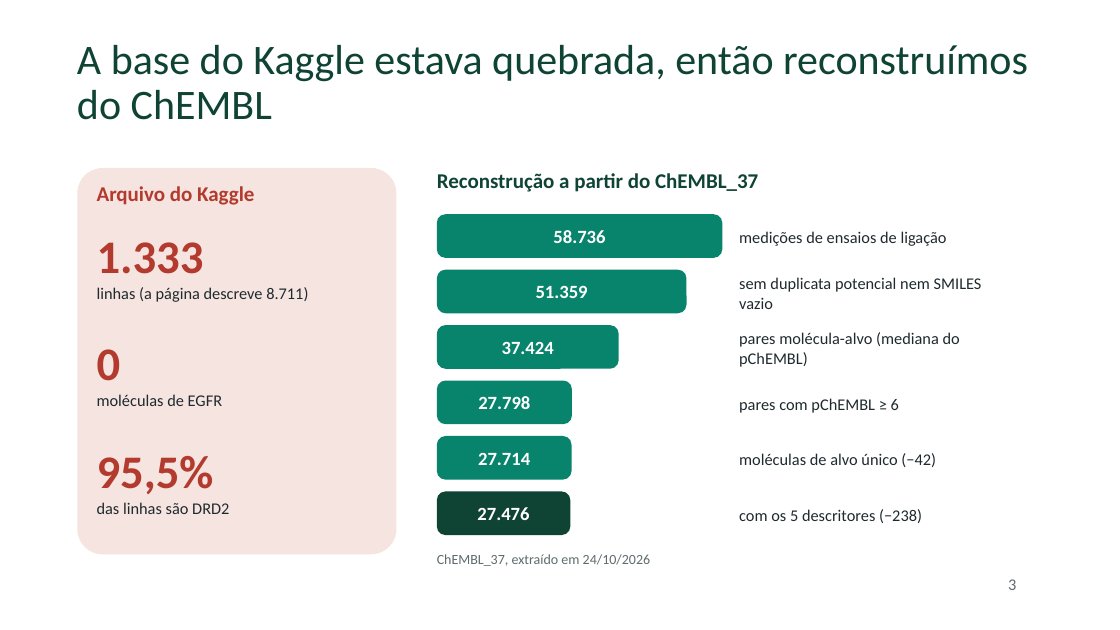
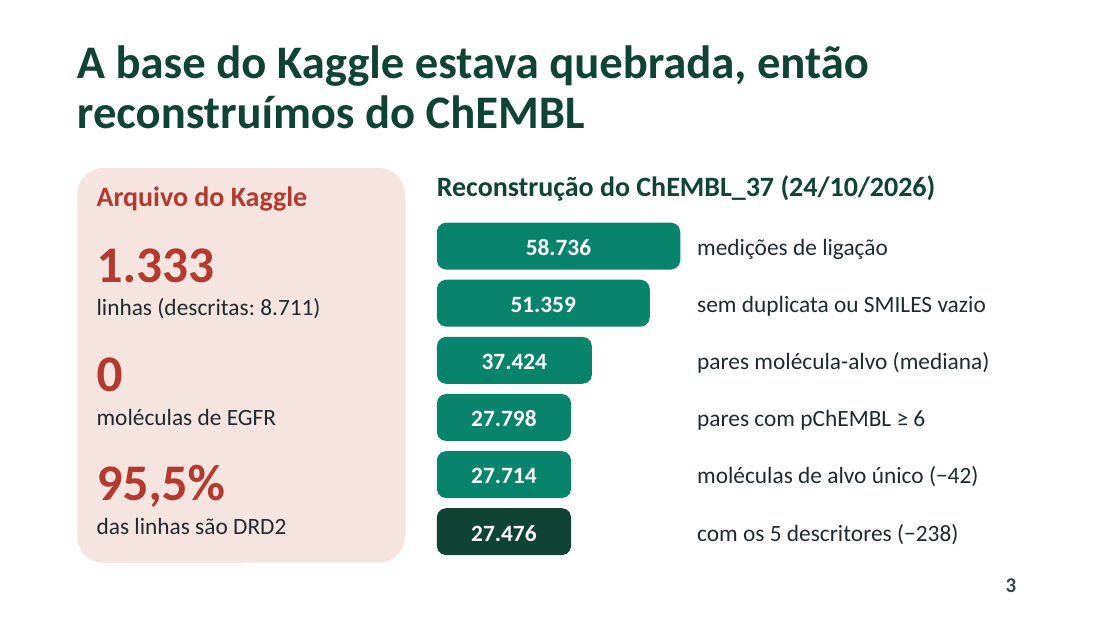
Before and after one commit to pumba-dev/machine-learning-practice, a slide deck: slide 3 of slides/apresentacao.pptx. Drawn at 1120x630 pixels with LibreOffice and Linux fonts; fonts in the diff are those of the drawing; background and template pictures are left out. Boxes give left, top, right and bottom in pixels: in the first picture for what was removed or moved away, otherwise in the second. Text is boxed around its words. In the diff, an @@ line names an element or a change of style, - is before the commit and + after.

```diff
--- a/slides/apresentacao.pptx
+++ b/slides/apresentacao.pptx
@@ title "A base do Kaggle estava ..." at [77, 45, 869, 129]: size 36 to 40 pt, bold on @@
@@ rounded rectangle: place and size @@
-rounded rectangle at [77, 168, 397, 555]
+rounded rectangle at [77, 168, 405, 563]
@@ text "Arquivo do Kaggle" at [97, 186, 307, 211]: size 18 to 24 pt @@
@@ text at [437, 175, 936, 201]: text changed; size 18 to 24 pt @@
-Reconstrução a partir do ChEMBL_37
+Reconstrução do ChEMBL_37 (24/10/2026)
@@ size 16 to 20 pt in 6 elements at [437, 394, 571, 441], [437, 451, 571, 498], [437, 508, 571, 555], [437, 337, 592, 384], [437, 280, 650, 327], [437, 223, 681, 270] @@
@@ rounded rectangle "58.736": place and size @@
-rounded rectangle "58.736" at [437, 214, 723, 258]
+rounded rectangle "58.736" at [437, 223, 681, 270]
@@ text at [697, 238, 888, 259]: text changed; size 14 to 20 pt @@
-medições de ensaios de ligação
+medições de ligação
@@ text at [97, 248, 215, 283]: size 40 to 44 pt in "1.333" @@
@@ text at [97, 298, 320, 318]: text changed; size 14 to 20 pt @@
-linhas (a página descreve 8.711)
+linhas (descritas: 8.711)
@@ rounded rectangle "51.359": place and size @@
-rounded rectangle "51.359" at [437, 270, 686, 313]
+rounded rectangle "51.359" at [437, 280, 650, 327]
@@ text at [697, 295, 986, 316]: text changed; size 14 to 20 pt @@
-sem duplicata potencial nem SMILES vazio
+sem duplicata ou SMILES vazio
@@ text "0" at [97, 357, 276, 425]: size 40 to 44 pt in "0"; size 14 to 20 pt @@
@@ rounded rectangle "37.424": place and size @@
-rounded rectangle "37.424" at [437, 325, 619, 369]
+rounded rectangle "37.424" at [437, 337, 592, 384]
@@ text at [697, 352, 990, 373]: text changed; size 14 to 20 pt @@
-pares molécula-alvo (mediana do pChEMBL)
+pares molécula-alvo (mediana)
@@ rounded rectangle "27.798": place and size @@
-rounded rectangle "27.798" at [437, 381, 572, 424]
+rounded rectangle "27.798" at [437, 394, 571, 441]
@@ text "pares com pChEMBL ≥ 6": place and size @@
-text "pares com pChEMBL ≥ 6" at [739, 398, 899, 413]
+text "pares com pChEMBL ≥ 6" at [697, 409, 925, 430]
@@ text "95,5%": place and size @@
-text "95,5%" at [97, 456, 229, 514]
+text "95,5%" at [97, 464, 286, 534]
@@ text "95,5%" at [97, 464, 286, 534]: size 40 to 44 pt in "95,5%"; size 14 to 20 pt in "das linhas são DRD2" @@
@@ rounded rectangle "27.714": place and size @@
-rounded rectangle "27.714" at [437, 436, 571, 480]
+rounded rectangle "27.714" at [437, 451, 571, 498]
@@ text "moléculas de alvo único (−42)": place and size @@
-text "moléculas de alvo único (−42)" at [739, 453, 936, 467]
+text "moléculas de alvo único (−42)" at [697, 466, 978, 486]
@@ rounded rectangle "27.476": place and size @@
-rounded rectangle "27.476" at [437, 492, 571, 535]
+rounded rectangle "27.476" at [437, 508, 571, 555]
@@ size 14 to 20 pt in 3 elements at [697, 409, 925, 430], [697, 466, 978, 486], [697, 524, 958, 544] @@
@@ text "com os 5 descritores (−238)": place and size @@
-text "com os 5 descritores (−238)" at [739, 509, 922, 523]
+text "com os 5 descritores (−238)" at [697, 524, 958, 544]
@@ text removed at [437, 554, 650, 566] @@
-ChEMBL_37, extraído em 24/10/2026
@@ page number at [1006, 578, 1017, 592]: size 14 to 18 pt, text colour #5F6B6D to #3C4649, bold on @@
```
Also in this commit, not shown: 9 other slides changed, 4 other files.
